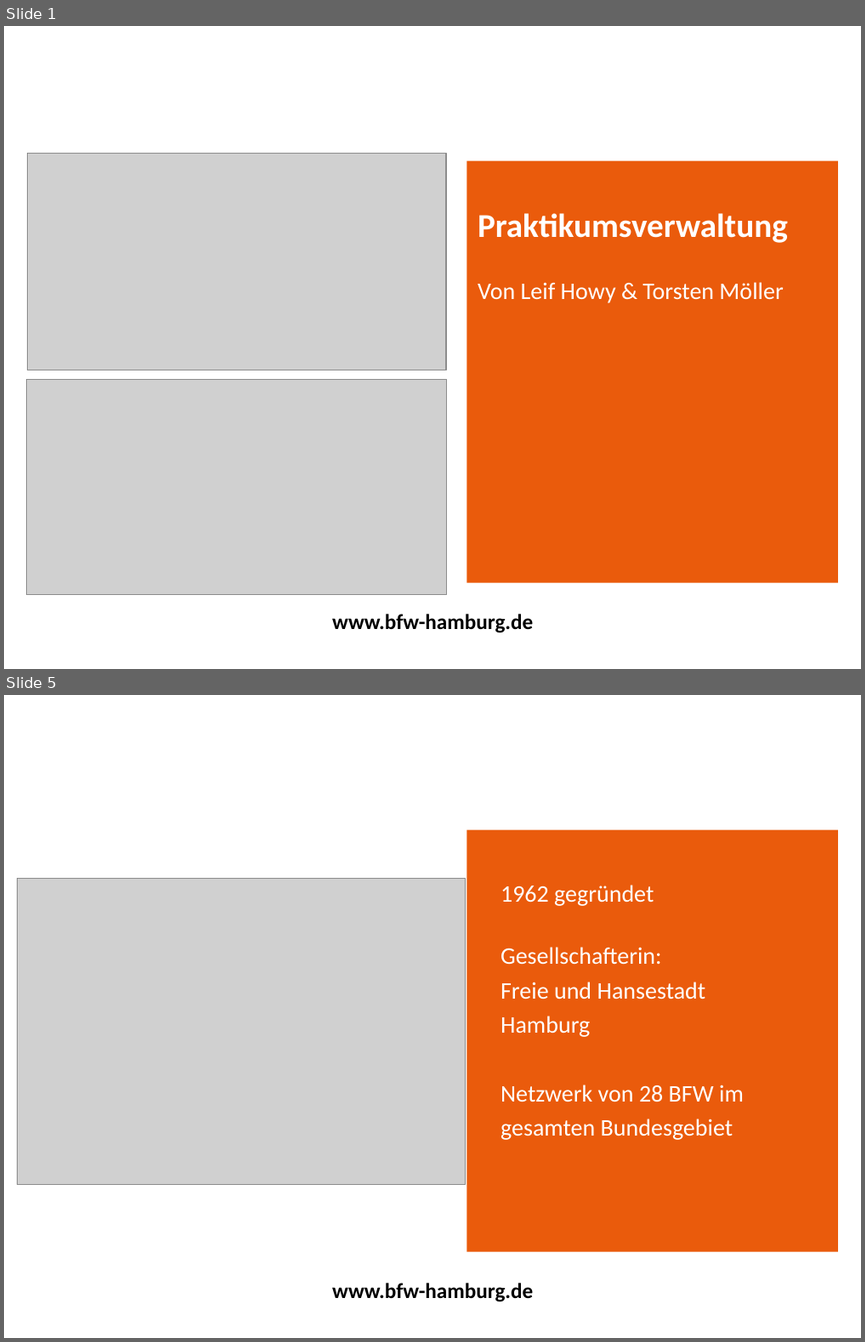
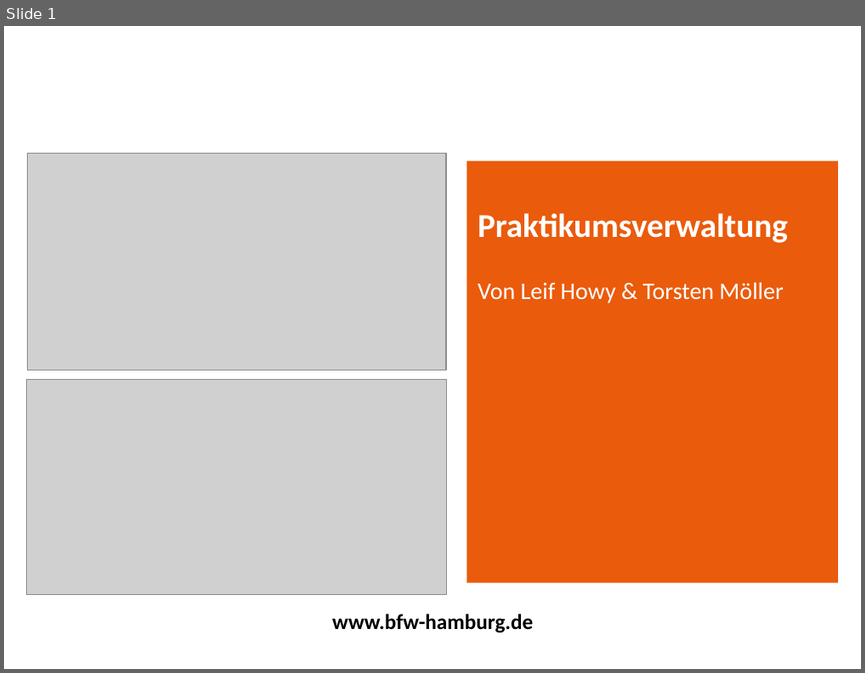
Before and after one commit to t-o-m-o/praktikumsverwaltung, a slide deck: documentation/Präsentation.pptx. Shown one above the other, each under a label of ours: slides 1 and 5 before the commit, slide 1 after it; the slides between them are not shown. The pictures are 865x1342 and 865x673 pixels, drawn with LibreOffice and Linux fonts; fonts in the diff are those of the drawing; grey boxes stand for pictures; background and template pictures are left out. Boxes give left, top, right and bottom in pixels: in the first picture for what was removed or moved away, otherwise in the second. Text is boxed around its words. In the diff, an @@ line names an element or a change of style, - is before the commit and + after.

```diff
--- a/documentation/Präsentation.pptx
+++ b/documentation/Präsentation.pptx
@@ slide 5 removed at box(4, 695, 861, 1338), background #FFFFFF; not listed: 2 template elements that a slide beside it also shows @@
@@ picture removed at box(17, 878, 465, 1184) @@
@@ text removed at box(500, 885, 744, 1140) @@
-1962 gegründet
-Gesellschafterin:
-Freie und Hansestadt Hamburg
-Netzwerk von 28 BFW im gesamten Bundesgebiet
```
Also in this commit, not shown: 2 slides changed, 2 slides added, 2 other slides removed, 3 other files.
